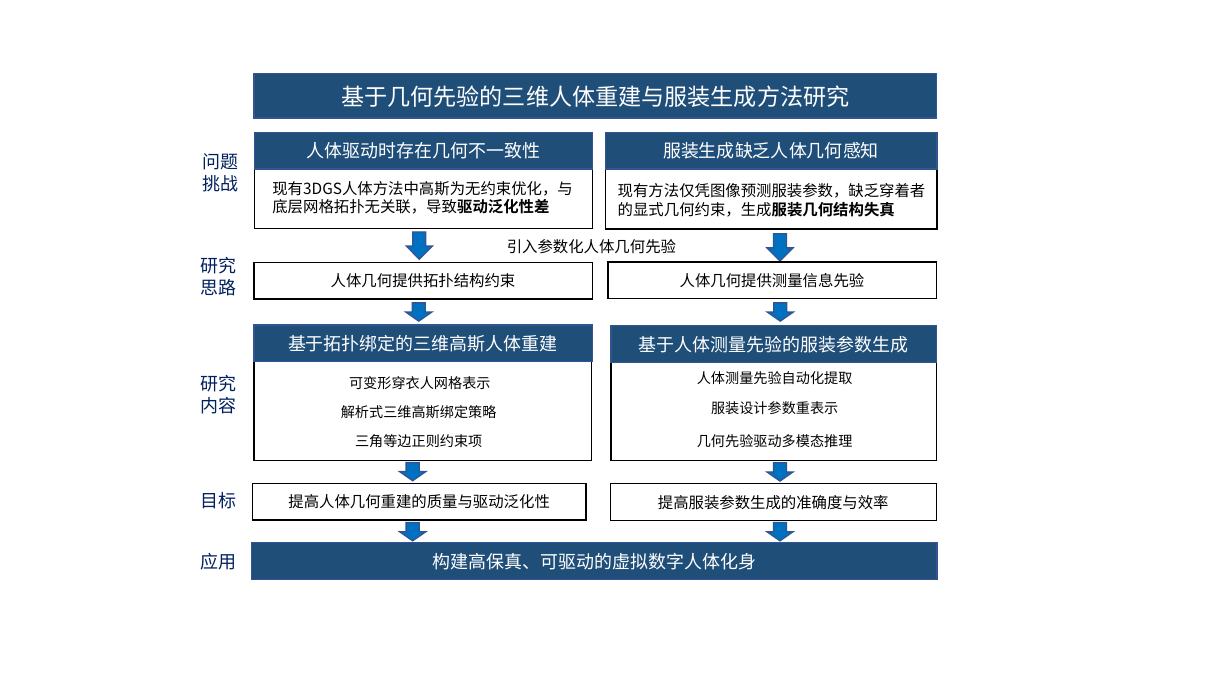
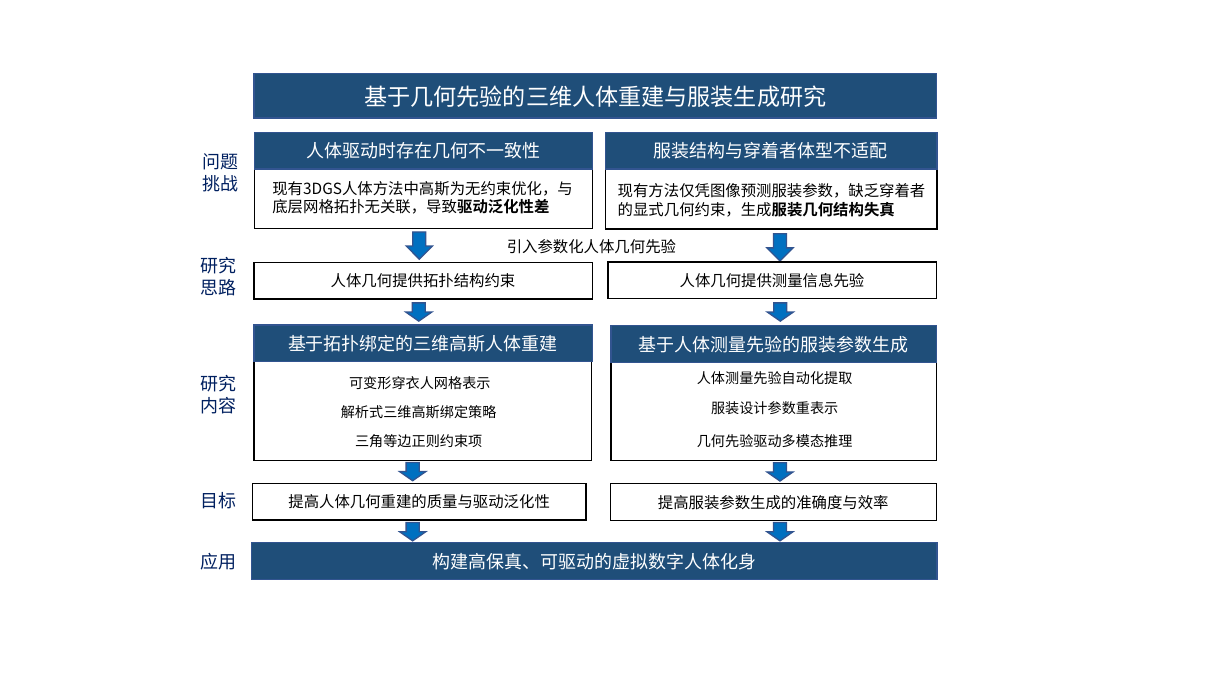
Before and after one commit to HaiLin545/scut_paper_latex, a slide deck: slide 1 of main/chapter1/figures/chapter1.pptx. Drawn at 1232x693 pixels with LibreOffice and Linux fonts; fonts in the diff are those of the drawing. Boxes give left, top, right and bottom in pixels: in the first picture for what was removed or moved away, otherwise in the second. Text is boxed around its words. In the diff, an @@ line names an element or a change of style, - is before the commit and + after.

```diff
--- a/main/chapter1/figures/chapter1.pptx
+++ b/main/chapter1/figures/chapter1.pptx
@@ text in rectangle at box(364, 85, 826, 107): text changed @@
-基于几何先验的三维人体重建与服装生成方法研究
+基于几何先验的三维人体重建与服装生成研究
@@ text in rectangle at box(654, 142, 888, 159): text changed @@
-服装生成缺乏人体几何感知
+服装结构与穿着者体型不适配
```
Also in this commit, not shown: 12 other files.
